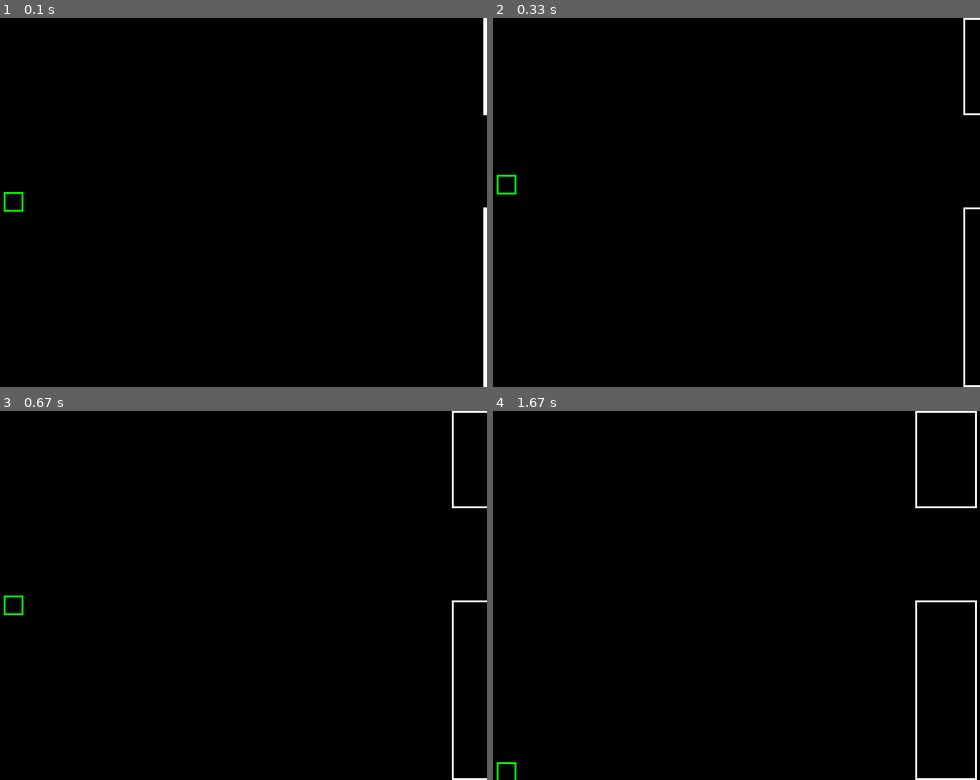
Above: before the commit, frames 1-4 (two rows, left to right).
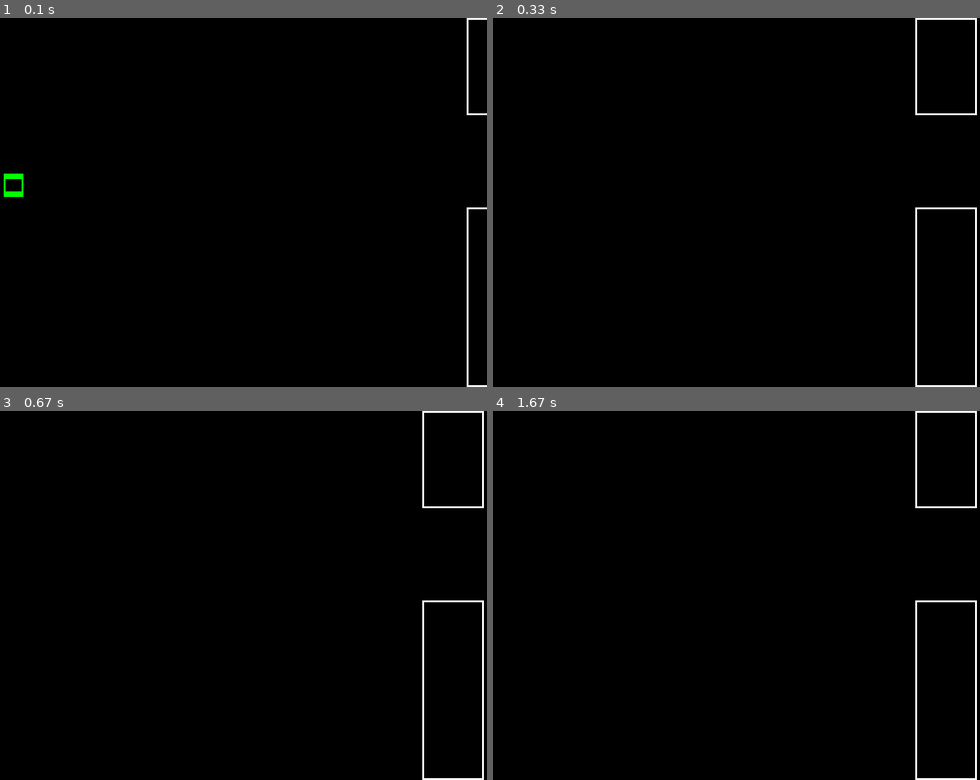
Above: after the commit, the same moments.

Repository: NateRiz/FlappyDarwin
Game: pygame game, started from Game.py
Two runs of this game, one before a commit and one after it. Both use one fixed random seed, a clock stepped at 60 frames per second and the inputs below.
Inputs:
- Up to frame 1 (0.1 s): no input
- Up to frame 2 (0.33 s): no input
- Up to frame 3 (0.67 s): no input
- Up to frame 4 (1.67 s): no input

The runs differ from the first frame. In frame 1, 1.1% of the frame differs, in the area x 0-100%, y 0-100%; in frame 2, 1.1%; in frame 3, 1.0%; in frame 4, less than 0.1%.

Commit message:
support for multiple birds

Diff:
--- a/FlappyDarwin.py
+++ b/FlappyDarwin.py
@@ -12,6 +12,7 @@
 
 class Pipe:
     def __init__(self, height, width):
+        self.passed = False
         gap_size = 150
         ht = randint(00, height - gap_size)
         self.top = pygame.rect.Rect(width, 0, 100, ht)
@@ -20,29 +21,38 @@
         self.bot = pygame.rect.Rect(width, hb, 100, height - hb)
 
 
+class Bird:
+    def __init__(self):
+        self.VELOCITY_INITIAL = -10
+
+        self.rect = pygame.rect.Rect(16, 300+randint(-3,3), 32, 32)
+        self.fitness = 0
+        self.velocity = self.VELOCITY_INITIAL
+        self.dead = False
+
+
 class FlappyDarwin:
-    def __init__(self):
+    def __init__(self, population=1):
         pygame.init()
         self.WIDTH = 800
         self.HEIGHT = 600
         self.FPS = 30
+        if population>1: self.FPS = 120
         self.GRAVITY = .981
-        self.VELOCITY_INITIAL = -10
         self.QUIT_SIGNAL = False
         self.game_state = State.READY
 
         self.pipe_speed = 3
         self.game_start_time = time()
+        self.score = 0
 
         self.screen = pygame.display.set_mode((self.WIDTH, self.HEIGHT))
         self.pipes = []
-        self.bird = pygame.rect.Rect(16, self.HEIGHT // 2, 32, 32)
-        self.velocity = 0
-        self.last_jump_time = 0
+        self.birds = [Bird() for _ in range(population)]
+        self.population = population
 
     def start(self):
         clock = pygame.time.Clock()
-        self.last_jump_time = time()
         self.game_start_time = time()
         self.game_state = State.READY
 
@@ -75,8 +85,9 @@
             if self.pipes[i].top.right < 0:
                 del self.pipes[i]
 
-        self.velocity += self.GRAVITY
-        self.bird.y += self.velocity
+        for bird in self.birds:
+            bird.velocity += self.GRAVITY
+            bird.rect.y += bird.velocity
 
         self.check_dead()
 
@@ -86,7 +97,9 @@
             pygame.draw.rect(self.screen, (255, 255, 255), pipe.top, 3)
             pygame.draw.rect(self.screen, (255, 255, 255), pipe.bot, 3)
 
-        pygame.draw.rect(self.screen, (0, 255, 0), self.bird, 3)
+        for bird in self.birds:
+            if not bird.dead:
+                pygame.draw.rect(self.screen, (0, 255, 0), bird.rect, 3)
 
         pygame.display.flip()
 
@@ -94,21 +107,31 @@
         if not self.pipes or self.WIDTH - self.pipes[-1].top.right > 200:
             self.pipes.append(Pipe(self.HEIGHT, self.WIDTH))
 
-    def jump(self):
-        self.velocity = self.VELOCITY_INITIAL
+    def jump(self, id_=0):
+        self.birds[id_].velocity = self.birds[id_].VELOCITY_INITIAL
 
     def restart(self):
         self.pipes.clear()
-        self.bird = pygame.rect.Rect(16, self.HEIGHT // 2, 32, 32)
-        self.last_jump_time = time()
+        self.birds = [Bird() for _ in range(self.population)]
         self.game_start_time = time()
         self.game_state = State.READY
-        self.velocity = self.VELOCITY_INITIAL
 
     def check_dead(self):
-        if self.bird.bottom >= self.HEIGHT or self.bird.top <= 0:
+        for bird in self.birds:
+            if bird.dead:
+                continue
+            if bird.rect.bottom >= self.HEIGHT or bird.rect.top <= 0:
+                self.kill_bird(bird)
+
+        for bird in self.birds:
+            if bird.dead:
+                continue
+            for pipe in self.pipes:
+                if pipe.top.colliderect(bird.rect) or pipe.bot.colliderect(bird.rect):
+                    self.kill_bird(bird)
+
+    def kill_bird(self, bird):
+        bird.fitness = time() - self.game_start_time
+        bird.dead = True
+        if sum([b.dead for b in self.birds]) == self.population:
             self.game_state = State.GAMEOVER
-        for pipe in self.pipes:
-            if pipe.top.colliderect(self.bird) or pipe.bot.colliderect(self.bird):
-                self.game_state = State.GAMEOVER
-                break
--- a/Game.py
+++ b/Game.py
@@ -4,15 +4,60 @@
 from PyGP.Selection import *
 from PyGP.Mutation import mutate
 from threading import Thread
-from time import sleep,time
+from time import sleep, time
 import CustomInstructions as c_inst
 
 
 def main():
-    game = FlappyDarwin()
+    pop_size = 1000
+    game = FlappyDarwin(pop_size)
+    Thread(target=test_hardware, args=(game, pop_size)).start()
+    game.start()
+    print("Thread 1 ended.")
 
+
+def test_hardware(game, pop_size):
+    inst_lib = generate_inst_lib(game)
+    hws = [Hardware(inst_lib, i) for i in range(pop_size)]
+    [hw.generate_program() for hw in hws]
+
+    pop_size = len(hws)
+    gen = 0
+    while not game.QUIT_SIGNAL:
+        gen += 1
+        print(F"Generation: {gen}")
+
+        threads = [Thread(target=run_single_hardware, args=(hws[i], game, i)) for i in range(pop_size)]
+        for t in threads:
+            t.start()
+
+        game.restart()
+        while game.game_state != State.GAMEOVER:
+            sleep(.5)
+
+        for t in threads:
+            t.join()
+
+        print(max([hw.fitness for hw in hws]))
+        hws = tournament(hws)
+        [mutate(hw) for hw in hws]
+
+
+def run_single_hardware(hw, game, id_):
+    ticks = 0
+    while game.game_state != State.PLAYING:
+        sleep(.1)
+
+    while not game.birds[id_].dead:
+        hw.tick()
+        ticks += 1
+        if game.QUIT_SIGNAL: return
+        sleep(.025)
+    hw.cache_fitness(game.birds[id_].fitness)
+
+
+def generate_inst_lib(game):
     inst_lib = InstructionLibrary()
-
     inst_lib.add_inst("Add", inst.add, False)
     inst_lib.add_inst("Sub", inst.sub, False)
     inst_lib.add_inst("Mul", inst.mul, False)
@@ -25,42 +70,13 @@
     inst_lib.add_inst("Copy", inst.copy, False)
     inst_lib.add_inst("While", inst.while_, True)
     inst_lib.add_inst("Close", inst.close, False)
-    inst_lib.add_inst("Jump", lambda _, __: c_inst.jump(game), False)
+    inst_lib.add_inst("Jump", lambda hw, __: c_inst.jump(hw, game), False)
     inst_lib.add_inst("Wait", lambda _, __: c_inst.wait(), False)
-    inst_lib.add_inst("BirdHeight", lambda hw,args: c_inst.get_bird_height(hw, args, game), False)
+    inst_lib.add_inst("BirdHeight", lambda hw, args: c_inst.get_bird_height(hw, args, game), False)
     inst_lib.add_inst("GapTop", lambda hw, args: c_inst.get_gap_top(hw, args, game), False)
     inst_lib.add_inst("GapBot", lambda hw, args: c_inst.get_gap_bot(hw, args, game), False)
-    #inst_lib.add_inst("For", inst.for_, True)
-
-
-    hws = [Hardware(inst_lib) for _ in range(10)]
-    [hw.generate_program() for hw in hws]
-
-    Thread(target=test_hardware, args=(hws, game)).start()
-    game.start()
-    print("Thread 1 ended.")
-
-def test_hardware(hws, game):
-    best_fit = 0
-    while not game.QUIT_SIGNAL:
-        ticks = 0
-        for hw in hws:
-            game.restart()
-
-            while not hw.EOP and not game.game_state == State.GAMEOVER:
-                hw.tick()
-                ticks += 1
-                if game.QUIT_SIGNAL: return
-
-            hw.cache_fitness(time()-game.game_start_time)
-            if hw.fitness > best_fit:
-                best_fit = hw.fitness
-                print(hw)
-                print("Fit", hw.fitness)
-                print(list(zip(list(range(len(hw.registers))),hw.registers)))
-
-        hws = elite(hws, 6)
-        [mutate(hw) for hw in hws]
+    # inst_lib.add_inst("For", inst.for_, True)
+    return inst_lib
 
 
 if __name__ == '__main__':
